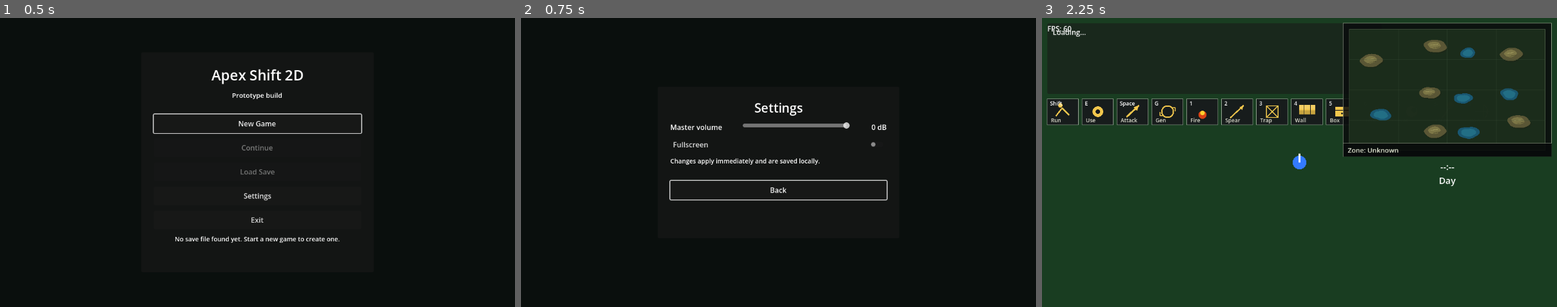
Above: before the commit, frames 1-3 (left to right).
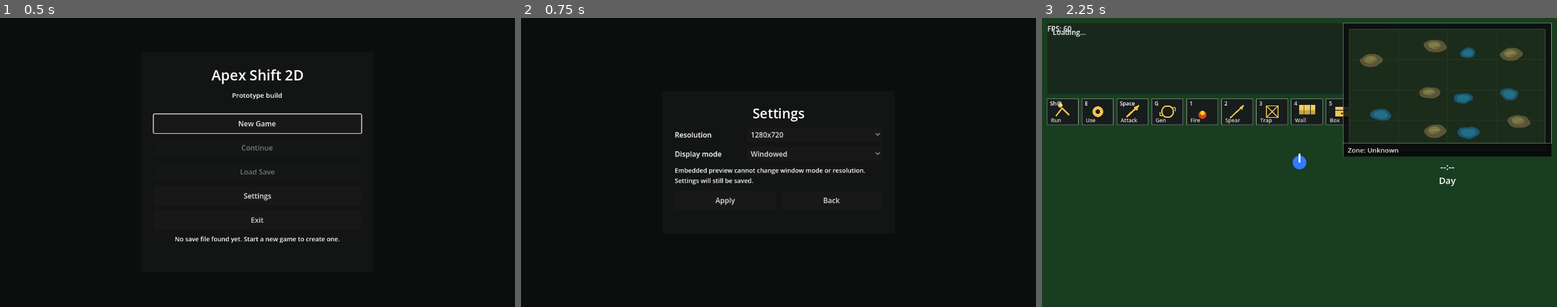
Above: after the commit, the same moments.

Repository: krisstoof/apex-shift-2d
Game: Godot game, scene res://scenes/ui/start_menu.tscn
Same seed, same stepped clock (60 frames per second), same inputs: the game is played once before the commit and once after it.
Inputs:
- Up to frame 1 (0.5 s): no input
- Up to frame 2 (0.75 s): click "Settings" at 0.5 s
- Up to frame 3 (2.25 s): click "Back" at 1.25 s; click "New Game" at 2 s

Frame 1 is identical in both runs. In frame 2, 2.4% of the frame differs, in the area x 28-72%, y 29-65%; in frame 3, nothing differs.

Commit message:
feature/#106 Add graphics settings menu

Diff:
--- a/project.godot
+++ b/project.godot
@@ -19,6 +19,7 @@
 
 EventBus="*res://scripts/systems/event_bus.gd"
 GameSession="*res://scripts/systems/game_session.gd"
+GraphicsSettings="*res://scripts/systems/graphics_settings.gd"
 
 [input]
 
--- /dev/null
+++ b/scenes/ui/settings_menu.tscn
@@ -0,0 +1,12 @@
+[gd_scene load_steps=2 format=3]
+
+[ext_resource type="Script" path="res://scripts/ui/settings_menu.gd" id="1"]
+
+[node name="SettingsMenu" type="Control"]
+layout_mode = 3
+anchors_preset = 15
+anchor_right = 1.0
+anchor_bottom = 1.0
+grow_horizontal = 2
+grow_vertical = 2
+script = ExtResource("1")
--- /dev/null
+++ b/scripts/systems/graphics_settings.gd
@@ -0,0 +1,110 @@
+extends Node
+
+const SETTINGS_PATH := "user://settings.json"
+const RESOLUTIONS: Array[Vector2i] = [
+	Vector2i(1280, 720),
+	Vector2i(1600, 900),
+	Vector2i(1920, 1080),
+	Vector2i(2560, 1440)
+]
+const DISPLAY_MODE_WINDOWED := 0
+const DISPLAY_MODE_FULLSCREEN := 1
+const DISPLAY_MODE_BORDERLESS_FULLSCREEN := 2
+
+var resolution_index := 0
+var display_mode_index := 0
+
+
+func _ready() -> void:
+	load_settings()
+	apply_settings()
+
+
+func get_resolution_label(index: int) -> String:
+	var safe_index: int = int(clamp(index, 0, RESOLUTIONS.size() - 1))
+	var resolution: Vector2i = RESOLUTIONS[safe_index]
+	return "%dx%d" % [resolution.x, resolution.y]
+
+
+func get_display_mode_label(index: int) -> String:
+	match clamp(index, 0, 2):
+		DISPLAY_MODE_FULLSCREEN:
+			return "Fullscreen"
+		DISPLAY_MODE_BORDERLESS_FULLSCREEN:
+			return "Borderless Fullscreen"
+	return "Windowed"
+
+
+func get_resolution_count() -> int:
+	return RESOLUTIONS.size()
+
+
+func get_display_mode_count() -> int:
+	return 3
+
+
+func load_settings() -> void:
+	var config := ConfigFile.new()
+	resolution_index = 0
+	display_mode_index = DISPLAY_MODE_WINDOWED
+	if config.load(SETTINGS_PATH) == OK:
+		resolution_index = int(clamp(int(config.get_value("graphics", "resolution_index", resolution_index)), 0, RESOLUTIONS.size() - 1))
+		display_mode_index = int(clamp(int(config.get_value("graphics", "display_mode_index", display_mode_index)), 0, 2))
+
+
+func save_settings() -> void:
+	var config := ConfigFile.new()
+	config.set_value("graphics", "resolution_index", resolution_index)
+	config.set_value("graphics", "display_mode_index", display_mode_index)
+	config.save(SETTINGS_PATH)
+
+
+func set_from_indices(new_resolution_index: int, new_display_mode_index: int) -> void:
+	resolution_index = int(clamp(new_resolution_index, 0, RESOLUTIONS.size() - 1))
+	display_mode_index = int(clamp(new_display_mode_index, 0, 2))
+
+
+func get_current_resolution() -> Vector2i:
+	var safe_index: int = int(clamp(resolution_index, 0, RESOLUTIONS.size() - 1))
+	return RESOLUTIONS[safe_index]
+
+
+func apply_settings() -> void:
+	if is_embedded_window():
+		return
+	var resolution: Vector2i = get_current_resolution()
+	match display_mode_index:
+		DISPLAY_MODE_FULLSCREEN:
+			_apply_windowed_border(false)
+			DisplayServer.window_set_mode(DisplayServer.WINDOW_MODE_EXCLUSIVE_FULLSCREEN)
+		DISPLAY_MODE_BORDERLESS_FULLSCREEN:
+			_apply_windowed_border(false)
+			DisplayServer.window_set_mode(DisplayServer.WINDOW_MODE_FULLSCREEN)
+		_:
+			DisplayServer.window_set_mode(DisplayServer.WINDOW_MODE_WINDOWED)
+			_apply_windowed_border(false)
+			DisplayServer.window_set_size(resolution)
+			_center_window(resolution)
+
+
+func apply_and_save() -> void:
+	apply_settings()
+	save_settings()
+
+
+func _apply_windowed_border(borderless: bool) -> void:
+	DisplayServer.window_set_flag(DisplayServer.WINDOW_FLAG_BORDERLESS, borderless)
+
+
+func _center_window(resolution: Vector2i) -> void:
+	var screen_size: Vector2i = DisplayServer.screen_get_size()
+	var position: Vector2i = Vector2i(max((screen_size.x - resolution.x) / 2, 0), max((screen_size.y - resolution.y) / 2, 0))
+	DisplayServer.window_set_position(position)
+
+
+func can_apply_window_settings() -> bool:
+	return not is_embedded_window()
+
+
+func is_embedded_window() -> bool:
+	return ProjectSettings.get_setting("display/window/subwindows/embed_subwindows", false) == true
--- /dev/null
+++ b/scripts/ui/settings_menu.gd
@@ -0,0 +1,139 @@
+extends Control
+
+const START_MENU_PATH := "res://scenes/ui/start_menu.tscn"
+
+const PANEL_SIZE := Vector2(520.0, 320.0)
+const BUTTON_HEIGHT := 42.0
+const SIDE_MARGIN := 28.0
+
+var graphics_settings
+var resolution_option: OptionButton
+var display_mode_option: OptionButton
+var status_label: Label
+
+
+func _ready() -> void:
+	process_mode = Node.PROCESS_MODE_ALWAYS
+	mouse_filter = Control.MOUSE_FILTER_STOP
+	graphics_settings = get_node("/root/GraphicsSettings")
+	_build_ui()
+	_sync_from_settings()
+
+
+func _unhandled_input(event: InputEvent) -> void:
+	if event is InputEventKey and event.pressed and not event.echo and event.keycode == KEY_ESCAPE:
+		_back_to_start_menu()
+		get_viewport().set_input_as_handled()
+
+
+func _build_ui() -> void:
+	var backdrop := ColorRect.new()
+	backdrop.set_anchors_preset(Control.PRESET_FULL_RECT)
+	backdrop.color = Color(0.04, 0.06, 0.05, 1.0)
+	add_child(backdrop)
+
+	var center := CenterContainer.new()
+	center.set_anchors_preset(Control.PRESET_FULL_RECT)
+	add_child(center)
+
+	var panel := PanelContainer.new()
+	panel.custom_minimum_size = PANEL_SIZE
+	center.add_child(panel)
+
+	var margin := MarginContainer.new()
+	_apply_panel_margins(margin)
+	panel.add_child(margin)
+
+	var stack := VBoxContainer.new()
+	stack.add_theme_constant_override("separation", 12)
+	margin.add_child(stack)
+
+	var title := Label.new()
+	title.text = "Settings"
+	title.horizontal_alignment = HORIZONTAL_ALIGNMENT_CENTER
+	title.add_theme_font_size_override("font_size", 30)
+	stack.add_child(title)
+
+	var resolution_row := HBoxContainer.new()
+	resolution_row.add_theme_constant_override("separation", 12)
+	stack.add_child(resolution_row)
+
+	var resolution_label := Label.new()
+	resolution_label.text = "Resolution"
+	resolution_label.custom_minimum_size = Vector2(150.0, 0.0)
+	resolution_label.vertical_alignment = VERTICAL_ALIGNMENT_CENTER
+	resolution_row.add_child(resolution_label)
+
+	resolution_option = OptionButton.new()
+	resolution_option.size_flags_horizontal = Control.SIZE_EXPAND_FILL
+	resolution_row.add_child(resolution_option)
+
+	var display_row := HBoxContainer.new()
+	display_row.add_theme_constant_override("separation", 12)
+	stack.add_child(display_row)
+
+	var display_label := Label.new()
+	display_label.text = "Display mode"
+	display_label.custom_minimum_size = Vector2(150.0, 0.0)
+	display_label.vertical_alignment = VERTICAL_ALIGNMENT_CENTER
+	display_row.add_child(display_label)
+
+	display_mode_option = OptionButton.new()
+	display_mode_option.size_flags_horizontal = Control.SIZE_EXPAND_FILL
+	display_row.add_child(display_mode_option)
+
+	status_label = Label.new()
+	status_label.autowrap_mode = TextServer.AUTOWRAP_WORD_SMART
+	status_label.add_theme_font_size_override("font_size", 14)
+	status_label.custom_minimum_size = Vector2(0.0, 44.0)
+	stack.add_child(status_label)
+
+	var button_row := HBoxContainer.new()
+	button_row.add_theme_constant_override("separation", 12)
+	stack.add_child(button_row)
+
+	var apply_button := Button.new()
+	apply_button.text = "Apply"
+	apply_button.custom_minimum_size = Vector2(0.0, BUTTON_HEIGHT)
+	apply_button.size_flags_horizontal = Control.SIZE_EXPAND_FILL
+	apply_button.pressed.connect(_on_apply_pressed)
+	button_row.add_child(apply_button)
+
+	var back_button := Button.new()
+	back_button.text = "Back"
+	back_button.custom_minimum_size = Vector2(0.0, BUTTON_HEIGHT)
+	back_button.size_flags_horizontal = Control.SIZE_EXPAND_FILL
+	back_button.pressed.connect(_back_to_start_menu)
+	button_row.add_child(back_button)
+
+
+func _apply_panel_margins(container: MarginContainer) -> void:
+	container.add_theme_constant_override("margin_left", SIDE_MARGIN)
+	container.add_theme_constant_override("margin_right", SIDE_MARGIN)
+	container.add_theme_constant_override("margin_top", SIDE_MARGIN)
+	container.add_theme_constant_override("margin_bottom", SIDE_MARGIN)
+
+
+func _sync_from_settings() -> void:
+	resolution_option.clear()
+	for resolution in graphics_settings.RESOLUTIONS:
+		resolution_option.add_item("%dx%d" % [resolution.x, resolution.y])
+	resolution_option.select(clamp(int(graphics_settings.resolution_index), 0, graphics_settings.get_resolution_count() - 1))
+
+	display_mode_option.clear()
+	display_mode_option.add_item("Windowed")
+	display_mode_option.add_item("Fullscreen")
+	display_mode_option.add_item("Borderless Fullscreen")
+	display_mode_option.select(clamp(int(graphics_settings.display_mode_index), 0, graphics_settings.get_display_mode_count() - 1))
+
+	status_label.text = "Apply saves local settings to user://settings.json." if graphics_settings.can_apply_window_settings() else "Embedded preview cannot change window mode or resolution. Settings will still be saved."
+
+
+func _on_apply_pressed() -> void:
+	graphics_settings.set_from_indices(resolution_option.selected, display_mode_option.selected)
+	graphics_settings.apply_and_save()
+	status_label.text = "Settings applied." if graphics_settings.can_apply_window_settings() else "Settings saved for the next standalone run."
+
+
+func _back_to_start_menu() -> void:
+	get_tree().change_scene_to_file(START_MENU_PATH)
--- a/scripts/ui/start_menu.gd
+++ b/scripts/ui/start_menu.gd
@@ -1,25 +1,17 @@
 extends Control
 
 const GAME_SCENE_PATH := "res://scenes/main.tscn"
-const SETTINGS_PATH := "user://start_menu_settings.cfg"
-const MASTER_BUS_NAME := "Master"
+const SETTINGS_SCENE_PATH := "res://scenes/ui/settings_menu.tscn"
 
-const PANEL_SIZE := Vector2(520.0, 420.0)
-const SETTINGS_PANEL_SIZE := Vector2(520.0, 340.0)
+const PANEL_SIZE := Vector2(520.0, 360.0)
 const BUTTON_HEIGHT := 42.0
 const SIDE_MARGIN := 28.0
 
 var main_panel: PanelContainer
-var settings_panel: PanelContainer
 var new_game_button: Button
 var continue_button: Button
 var load_button: Button
 var status_label: Label
-var master_volume_slider: HSlider
-var master_volume_value_label: Label
-var fullscreen_button: CheckButton
-var settings_back_button: Button
-var settings_loaded := false
 var game_session
 
 
@@ -28,17 +20,13 @@
 	mouse_filter = Control.MOUSE_FILTER_STOP
 	game_session = get_node("/root/GameSession")
 	_build_ui()
-	_load_settings()
 	_refresh_save_state()
 	_show_main_menu()
 
 
 func _unhandled_input(event: InputEvent) -> void:
 	if event is InputEventKey and event.pressed and not event.echo and event.keycode == KEY_ESCAPE:
-		if settings_panel.visible:
-			_show_main_menu()
-		else:
-			get_tree().quit()
+		get_tree().quit()
 		get_viewport().set_input_as_handled()
 
 
@@ -93,67 +81,6 @@
 	status_label.custom_minimum_size = Vector2(0.0, 56.0)
 	main_stack.add_child(status_label)
 
-	settings_panel = PanelContainer.new()
-	settings_panel.visible = false
-	settings_panel.custom_minimum_size = SETTINGS_PANEL_SIZE
-	center.add_child(settings_panel)
-
-	var settings_margin := MarginContainer.new()
-	_apply_panel_margins(settings_margin)
-	settings_panel.add_child(settings_margin)
-
-	var settings_stack := VBoxContainer.new()
-	settings_stack.add_theme_constant_override("separation", 12)
-	settings_margin.add_child(settings_stack)
-
-	var settings_title := Label.new()
-	settings_title.text = "Settings"
-	settings_title.horizontal_alignment = HORIZONTAL_ALIGNMENT_CENTER
-	settings_title.add_theme_font_size_override("font_size", 28)
-	settings_stack.add_child(settings_title)
-
-	var volume_row := HBoxContainer.new()
-	volume_row.add_theme_constant_override("separation", 12)
-	settings_stack.add_child(volume_row)
-
-	var volume_label := Label.new()
-	volume_label.text = "Master volume"
-	volume_label.custom_minimum_size = Vector2(150.0, 0.0)
-	volume_label.vertical_alignment = VERTICAL_ALIGNMENT_CENTER
-	volume_row.add_child(volume_label)
-
-	master_volume_slider = HSlider.new()
-	master_volume_slider.min_value = -24.0
-	master_volume_slider.max_value = 0.0
-	master_volume_slider.step = 1.0
-	master_volume_slider.custom_minimum_size = Vector2(240.0, 0.0)
-	master_volume_slider.size_flags_horizontal = Control.SIZE_EXPAND_FILL
-	master_volume_slider.value_changed.connect(_on_master_volume_changed)
-	volume_row.add_child(master_volume_slider)
-
-	master_volume_value_label = Label.new()
-	master_volume_value_label.custom_minimum_size = Vector2(70.0, 0.0)
-	master_volume_value_label.horizontal_alignment = HORIZONTAL_ALIGNMENT_RIGHT
-	master_volume_value_label.vertical_alignment = VERTICAL_ALIGNMENT_CENTER
-	volume_row.add_child(master_volume_value_label)
-
-	fullscreen_button = CheckButton.new()
-	fullscreen_button.text = "Fullscreen"
-	fullscreen_button.toggled.connect(_on_fullscreen_toggled)
-	settings_stack.add_child(fullscreen_button)
-
-	var settings_note := Label.new()
-	settings_note.text = "Changes apply immediately and are saved locally."
-	settings_note.autowrap_mode = TextServer.AUTOWRAP_WORD_SMART
-	settings_note.add_theme_font_size_override("font_size", 14)
-	settings_stack.add_child(settings_note)
-
-	var settings_spacer := Control.new()
-	settings_spacer.custom_minimum_size = Vector2(0.0, 10.0)
-	settings_stack.add_child(settings_spacer)
-
-	settings_back_button = _add_main_button(settings_stack, "Back", _show_main_menu)
-
 
 func _add_main_button(stack: VBoxContainer, label: String, callback: Callable) -> Button:
 	var button := Button.new()
@@ -174,17 +101,10 @@
 
 func _show_main_menu() -> void:
 	main_panel.visible = true
-	settings_panel.visible = false
 	if continue_button.disabled:
 		new_game_button.grab_focus()
 	else:
 		continue_button.grab_focus()
-
-
-func _show_settings_menu() -> void:
-	main_panel.visible = false
-	settings_panel.visible = true
-	settings_back_button.grab_focus()
 
 
 func _refresh_save_state() -> void:
@@ -212,57 +132,11 @@
 
 
 func _on_settings_pressed() -> void:
-	_show_settings_menu()
+	get_tree().change_scene_to_file(SETTINGS_SCENE_PATH)
 
 
 func _on_exit_pressed() -> void:
 	get_tree().quit()
-
-
-func _on_master_volume_changed(value: float) -> void:
-	if not settings_loaded:
-		return
-	_apply_settings(value, fullscreen_button.button_pressed)
-	_save_settings(value, fullscreen_button.button_pressed)
-
-
-func _on_fullscreen_toggled(button_pressed: bool) -> void:
-	if not settings_loaded:
-		return
-	_apply_settings(master_volume_slider.value, button_pressed)
-	_save_settings(master_volume_slider.value, button_pressed)
-
-
-func _load_settings() -> void:
-	settings_loaded = false
-	var config := ConfigFile.new()
-	var master_volume := 0.0
-	var fullscreen := false
-	if config.load(SETTINGS_PATH) == OK:
-		master_volume = float(config.get_value("audio", "master_volume_db", master_volume))
-		fullscreen = config.get_value("display", "fullscreen", fullscreen) == true
-	master_volume_slider.value = clamp(master_volume, master_volume_slider.min_value, master_volume_slider.max_value)
-	fullscreen_button.button_pressed = fullscreen
-	_apply_settings(master_volume_slider.value, fullscreen)
-	settings_loaded = true
-
-
-func _save_settings(master_volume: float, fullscreen: bool) -> void:
-	var config := ConfigFile.new()
-	config.set_value("audio", "master_volume_db", master_volume)
-	config.set_value("display", "fullscreen", fullscreen)
-	config.save(SETTINGS_PATH)
-
-
-func _apply_settings(master_volume: float, fullscreen: bool) -> void:
-	var bus_index := AudioServer.get_bus_index(MASTER_BUS_NAME)
-	if bus_index >= 0:
-		AudioServer.set_bus_volume_db(bus_index, master_volume)
-	master_volume_value_label.text = "%d dB" % int(round(master_volume))
-	if fullscreen:
-		DisplayServer.window_set_mode(DisplayServer.WINDOW_MODE_FULLSCREEN)
-	else:
-		DisplayServer.window_set_mode(DisplayServer.WINDOW_MODE_WINDOWED)
 
 
 func _change_to_game_scene() -> void:
Not shown, added: scripts/systems/graphics_settings.gd.uid
Not shown, added: scripts/ui/settings_menu.gd.uid
